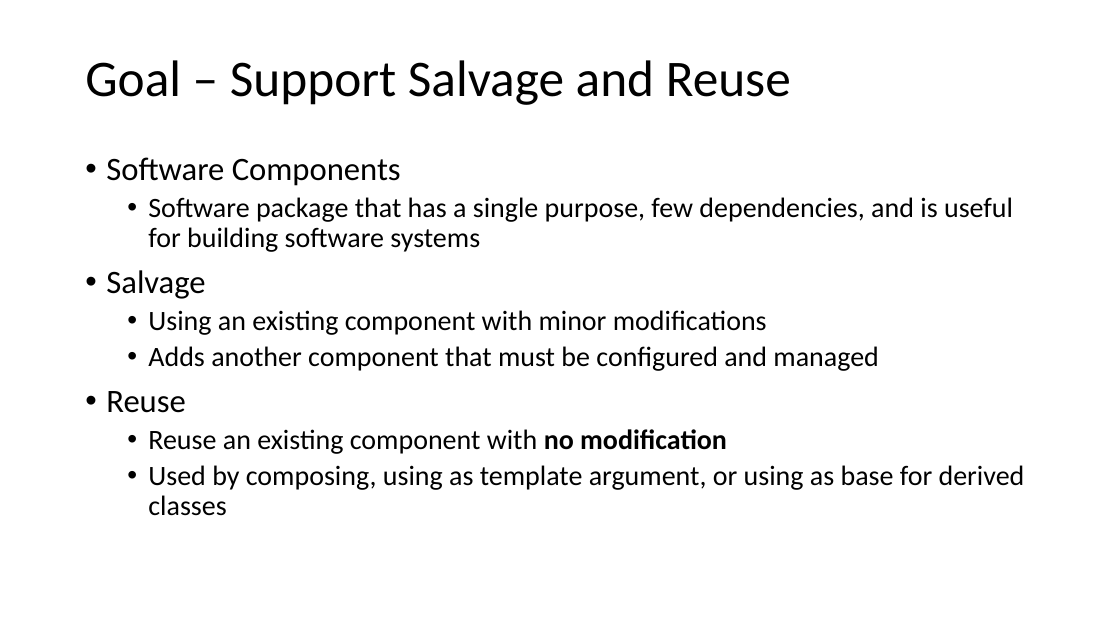
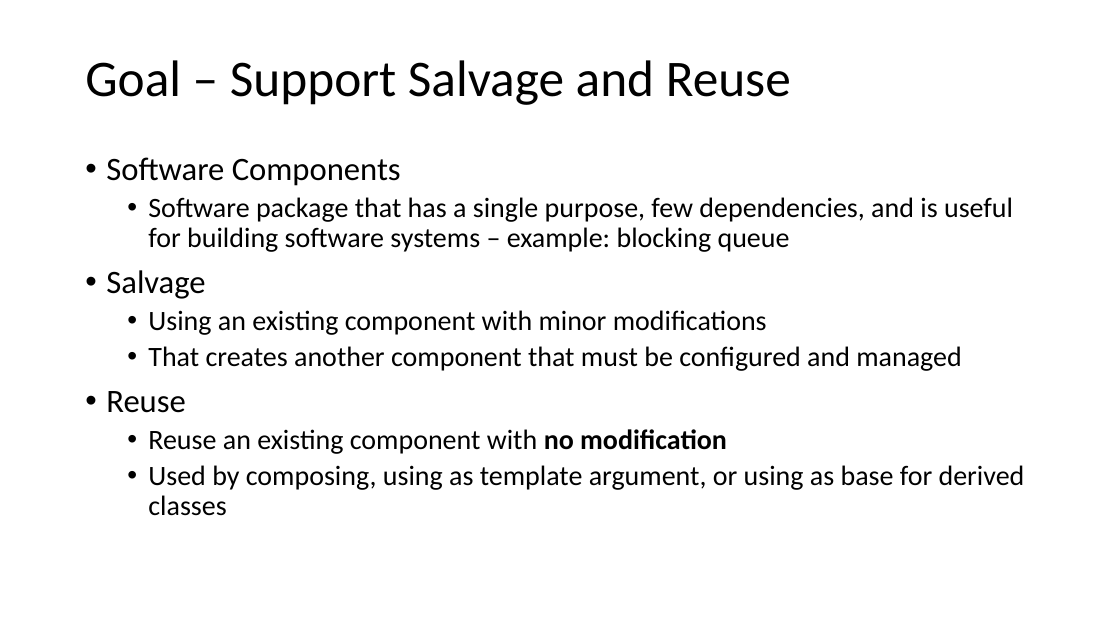
Before and after one commit to JimFawcett/JimFawcett.github.io, a slide deck: slide 8 of Resources/PublishingSourceCode.pptx. Drawn at 1120x630 pixels with LibreOffice and Linux fonts; fonts in the diff are those of the drawing. Boxes give left, top, right and bottom in pixels: in the first picture for what was removed or moved away, otherwise in the second. Text is boxed around its words. In the diff, an @@ line names an element or a change of style, - is before the commit and + after.

```diff
--- a/Resources/PublishingSourceCode.pptx
+++ b/Resources/PublishingSourceCode.pptx
@@ text at (x1=148, y1=197, x2=1013, y2=252): text changed @@
-  • Software package that has a single purpose, few dependencies, and is useful for building software systems
+  • Software package that has a single purpose, few dependencies, and is useful for building software systems – example: blocking queue
@@ text at (x1=148, y1=346, x2=961, y2=371): text changed @@
-  • Adds another component that must be configured and managed
+  • That creates another component that must be configured and managed
```
Also in this commit, not shown: 3 other slides changed.
